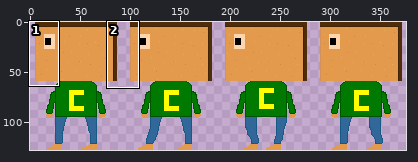
One commit to this sprite sheet: assets/gfx/cloneleft.png. The picture above shows the old version from afar; the outline marks the close-up.
Close-up. Earlier state:
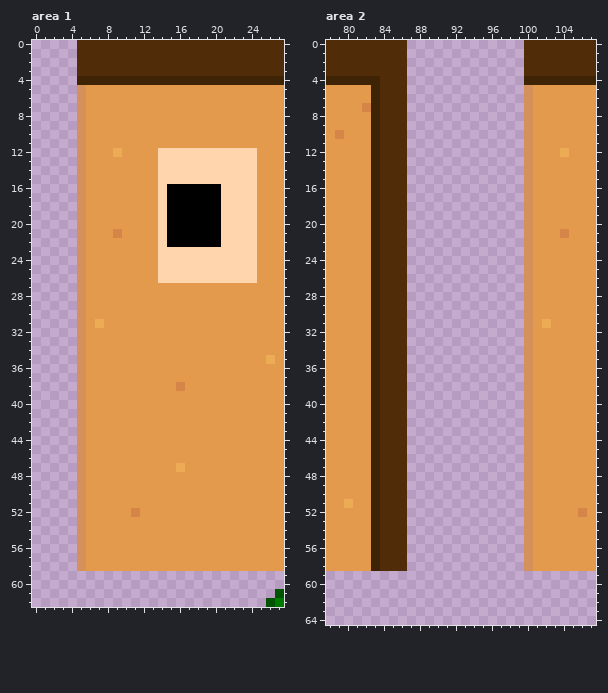
The file is 384x128 pixels. Shown: area 1: x 0..27, y 0..62; area 2: x 78..107, y 0..64. The wide view leaves out empty margins. The commit also changed other parts of the picture, which this record leaves out.
And afterwards:
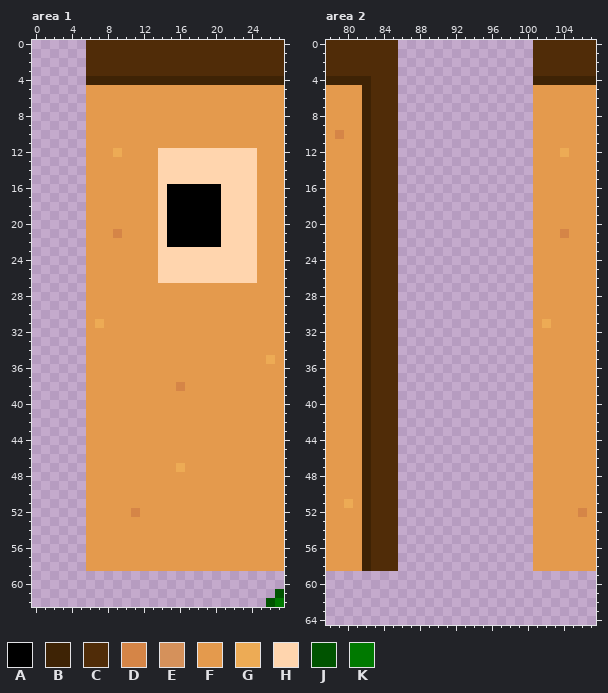
Palette (. is transparent): A #000000  B #3e2305  C #502c08  D #d58547  E #d5915b  F #e49a4d  G #edab55  H #ffd5ae  J #005300  K #007900
Change:
Changed rows in their new state; - is an unchanged pixel.
Area 1:
first column x 5:
 0 .
 1 .
 2 .
 3 .
 4 .
 5 .
 6 .
 7 .
 8 .
 9 .
10 .
11 .
12 .
13 .
14 .
15 .
16 .
17 .
18 .
19 .
20 .
21 .
22 .
23 .
24 .
25 .
26 .
27 .
28 .
29 .
30 .
31 .
32 .
33 .
34 .
35 .
36 .
37 .
38 .
39 .
40 .
41 .
42 .
43 .
44 .
45 .
46 .
47 .
48 .
49 .
50 .
51 .
52 .
53 .
54 .
55 .
56 .
57 .
58 .
Area 2:
first column x 82:
 0 ----.-------------.
 1 ----.-------------.
 2 ----.-------------.
 3 ----.-------------.
 4 -C--.-------------.
 5 BC--.-------------.
 6 BC--.-------------.
 7 BC--.-------------.
 8 BC--.-------------.
 9 BC--.-------------.
10 BC--.-------------.
11 BC--.-------------.
12 BC--.-------------.
13 BC--.-------------.
14 BC--.-------------.
15 BC--.-------------.
16 BC--.-------------.
17 BC--.-------------.
18 BC--.-------------.
19 BC--.-------------.
20 BC--.-------------.
21 BC--.-------------.
22 BC--.-------------.
23 BC--.-------------.
24 BC--.-------------.
25 BC--.-------------.
26 BC--.-------------.
27 BC--.-------------.
28 BC--.-------------.
29 BC--.-------------.
30 BC--.-------------.
31 BC--.-------------.
32 BC--.-------------.
33 BC--.-------------.
34 BC--.-------------.
35 BC--.-------------.
36 BC--.-------------.
37 BC--.-------------.
38 BC--.-------------.
39 BC--.-------------.
40 BC--.-------------.
41 BC--.-------------.
42 BC--.-------------.
43 BC--.-------------.
44 BC--.-------------.
45 BC--.-------------.
46 BC--.-------------.
47 BC--.-------------.
48 BC--.-------------.
49 BC--.-------------.
50 BC--.-------------.
51 BC--.-------------.
52 BC--.-------------.
53 BC--.-------------.
54 BC--.-------------.
55 BC--.-------------.
56 BC--.-------------.
57 BC--.-------------.
58 BC--.-------------.
